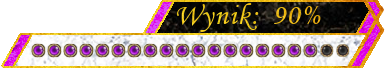
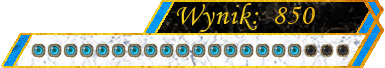
Before/after of a 385×68 layered artwork. What changed in the layer stack:
hid group "Sitecore® Experience Solution 9 Developer Certification Exam" (26 layers) over box(4, 2, 380, 66)
added group "Exam AZ-900: Microsoft Azure Fundamentals" with 26 layers above "Wynik" over box(4, 2, 380, 66)
added group "Kolor #5" with 1 layers in group "Exam AZ-900: Microsoft Azure Fundamentals" over box(4, 2, 380, 66)
added layer "Wklejona warstwa #43" in group "Kolor #5" over box(4, 2, 380, 66)
added group "Wynik #5" with 2 layers in group "Exam AZ-900: Microsoft Azure Fundamentals" over box(274, 6, 315, 24)
added layer "Wklejona warstwa. kopia #5" in group "Wynik #5" over box(274, 6, 315, 24)
added group "Skala #6" with 20 layers in group "Exam AZ-900: Microsoft Azure Fundamentals" over box(31, 43, 318, 58)
added layer "5 #4" in group "Skala #6" over box(31, 43, 46, 58)
added layer "10 #4" in group "Skala #6" over box(47, 43, 62, 58)
added layer "15 #4" in group "Skala #6" over box(63, 43, 78, 58)
added layer "20 #4" in group "Skala #6" over box(79, 43, 94, 58)
added layer "25 #4" in group "Skala #6" over box(95, 43, 110, 58)
added layer "30 #4" in group "Skala #6" over box(111, 43, 126, 58)
added layer "35 #4" in group "Skala #6" over box(127, 43, 142, 58)
added layer "40 #4" in group "Skala #6" over box(143, 43, 158, 58)
added layer "45 #4" in group "Skala #6" over box(159, 43, 174, 58)
added layer "50 #4" in group "Skala #6" over box(175, 43, 190, 58)
added layer "55 #4" in group "Skala #6" over box(191, 43, 206, 58)
added layer "60 #4" in group "Skala #6" over box(207, 43, 222, 58)
added layer "65 #4" in group "Skala #6" over box(223, 43, 238, 58)
added layer "70 #4" in group "Skala #6" over box(239, 43, 254, 58)
added layer "75 #4" in group "Skala #6" over box(255, 43, 270, 58)
added layer "80 #4" in group "Skala #6" over box(271, 43, 286, 58)
added layer "85 #4" in group "Skala #6" over box(287, 43, 302, 58)
